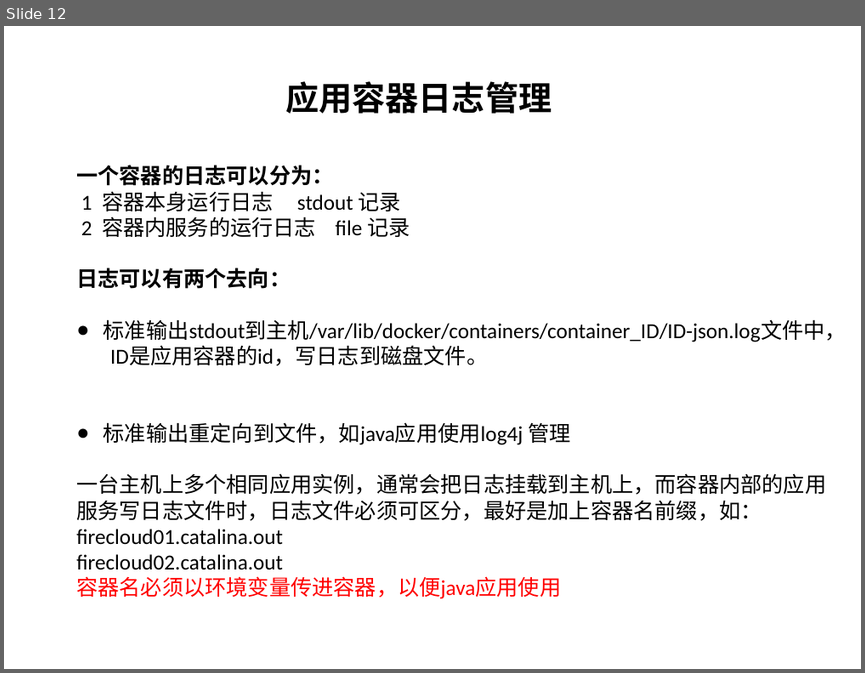
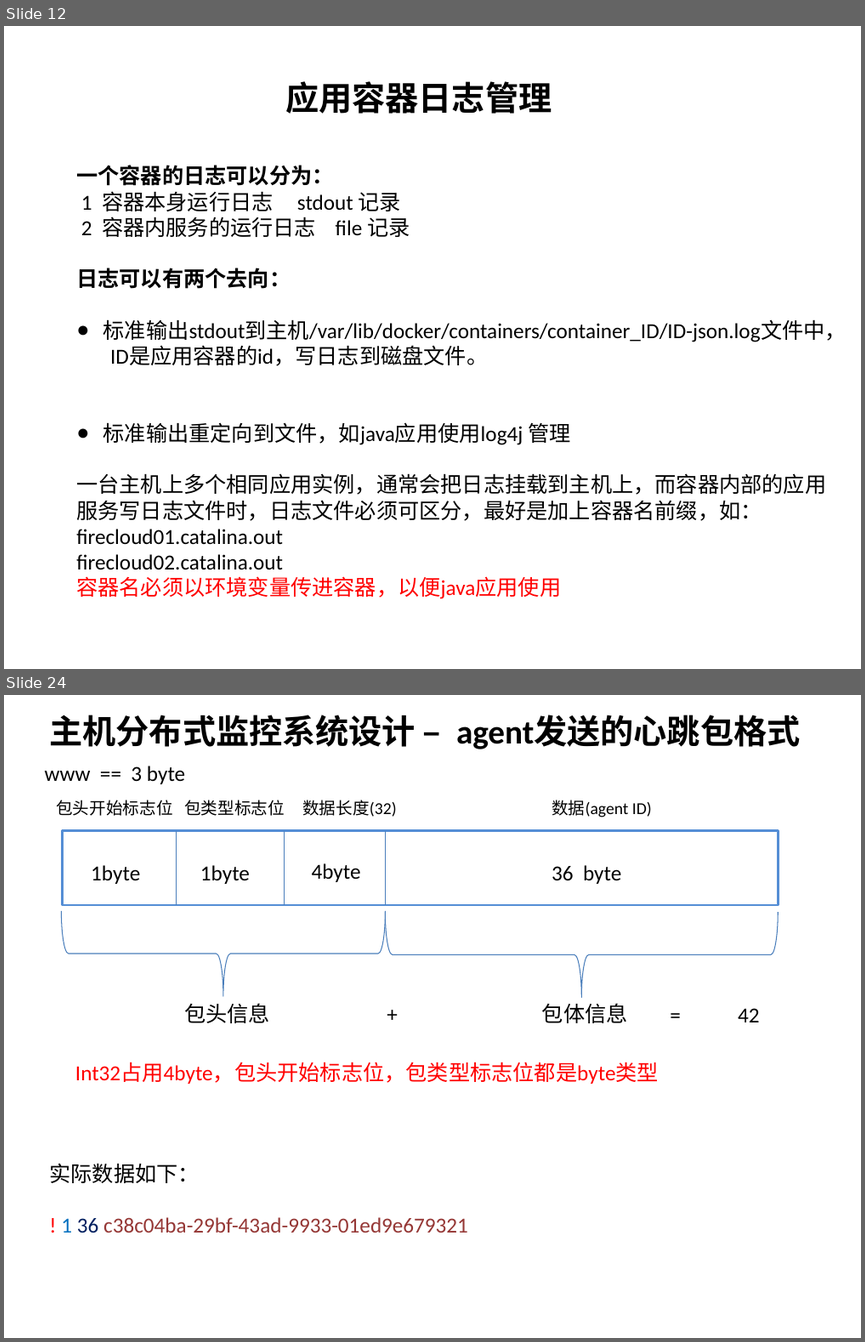
Before and after one commit to wsyx123/firecloud-server, a slide deck: description/firecloud-architecture.pptx. Shown one above the other, each under a label of ours: slide 12 before the commit, slides 12 and 24 after it; the slides between them are not shown. The pictures are 865x673 and 865x1342 pixels, drawn with LibreOffice and Linux fonts; fonts in the diff are those of the drawing. Boxes give left, top, right and bottom in pixels: in the first picture for what was removed or moved away, otherwise in the second. Text is boxed around its words. In the diff, an @@ line names an element or a change of style, - is before the commit and + after.

```diff
--- a/description/firecloud-architecture.pptx
+++ b/description/firecloud-architecture.pptx
@@ slide 24 added at [4,695,861,1338], background #FFFFFF @@
@@ text added at [49,715,800,749], 28 pt, text #000000, bold @@
+主机分布式监控系统设计 – agent发送的心跳包格式
@@ text added at [45,766,185,784], 18 pt, text #000000 @@
+www == 3 byte
@@ text added at [56,800,173,816], 14 pt, text #000000 @@
+包头开始标志位
@@ text added at [184,800,284,816], 14 pt, text #000000 @@
+包类型标志位
@@ text added at [302,800,396,817], 14 pt, text #000000 @@
+数据长度(32)
@@ text added at [551,800,652,817], 14 pt, text #000000 @@
+数据(agent ID)
@@ rectangle added at [63,830,778,905], outline #558ED5 2 pt @@
@@ line added from (177, 830) to (177, 905), #4B7EBC 0.75 pt @@
@@ line added from (284, 830) to (284, 905), #4B7EBC 0.75 pt @@
@@ line added from (386, 830) to (386, 905), #4B7EBC 0.75 pt @@
@@ text added at [91,865,140,884], 18 pt, text #000000 @@
+1byte
@@ text added at [200,865,250,884], 18 pt, text #000000 @@
+1byte
@@ text added at [312,863,361,882], 18 pt, text #000000 @@
+4byte
@@ text added at [551,865,621,884], 18 pt, text #000000 @@
+36 byte
@@ left brace added at [62,911,386,997], outline #4B7EBC 0.75 pt @@
@@ left brace added at [386,912,778,998], outline #4B7EBC 0.75 pt @@
@@ text added at [378,996,407,1030], 18 pt, text #000000 @@
++
@@ text added at [661,998,689,1032], 18 pt, text #000000 @@
+=
@@ text added at [184,1003,270,1023], 18 pt, text #000000 @@
+包头信息
@@ text added at [542,1003,628,1023], 18 pt, text #000000 @@
+包体信息
@@ text added at [738,1008,760,1022], 18 pt, text #000000 @@
+42
@@ text added at [75,1062,658,1083], 18 pt, text #FF0000 @@
+Int32占用4byte，包头开始标志位，包类型标志位都是byte类型
@@ text added at [49,1163,468,1232], 18 pt, text #953735 @@
+实际数据如下：
+! 1 36 c38c04ba-29bf-43ad-9933-01ed9e679321
```
Also in this commit, not shown: 22 other slides added, 25 other files.
